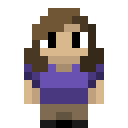
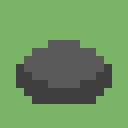
Two versions of the same layered image (128 × 128). Layer-by-layer changes:
hid group "female" (16 layers) over <box>24,8,104,128</box>
added layer "Rock" above "tree" over <box>16,40,112,104</box>
showed "grass" over <box>0,0,128,128</box>
